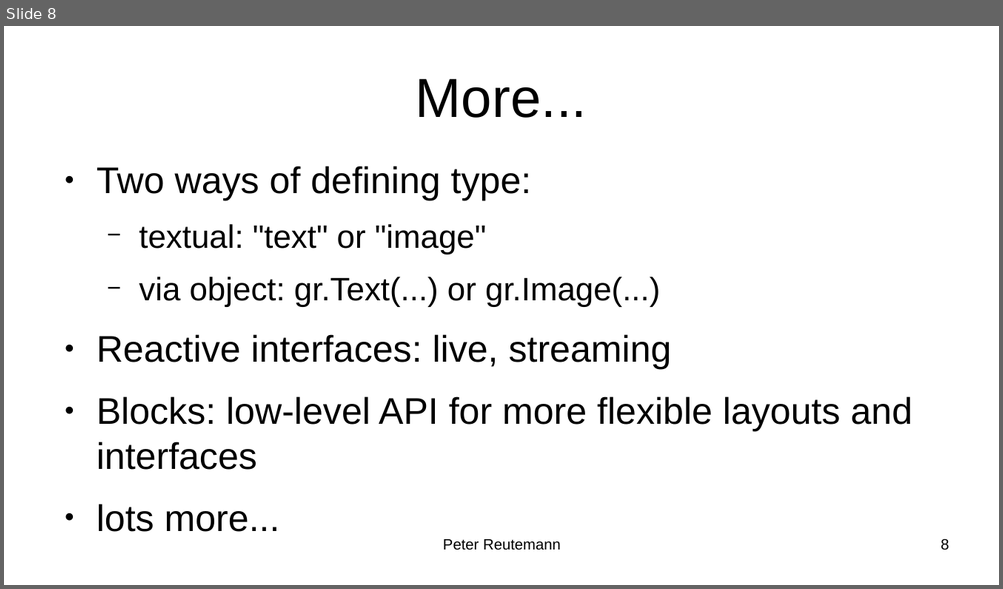
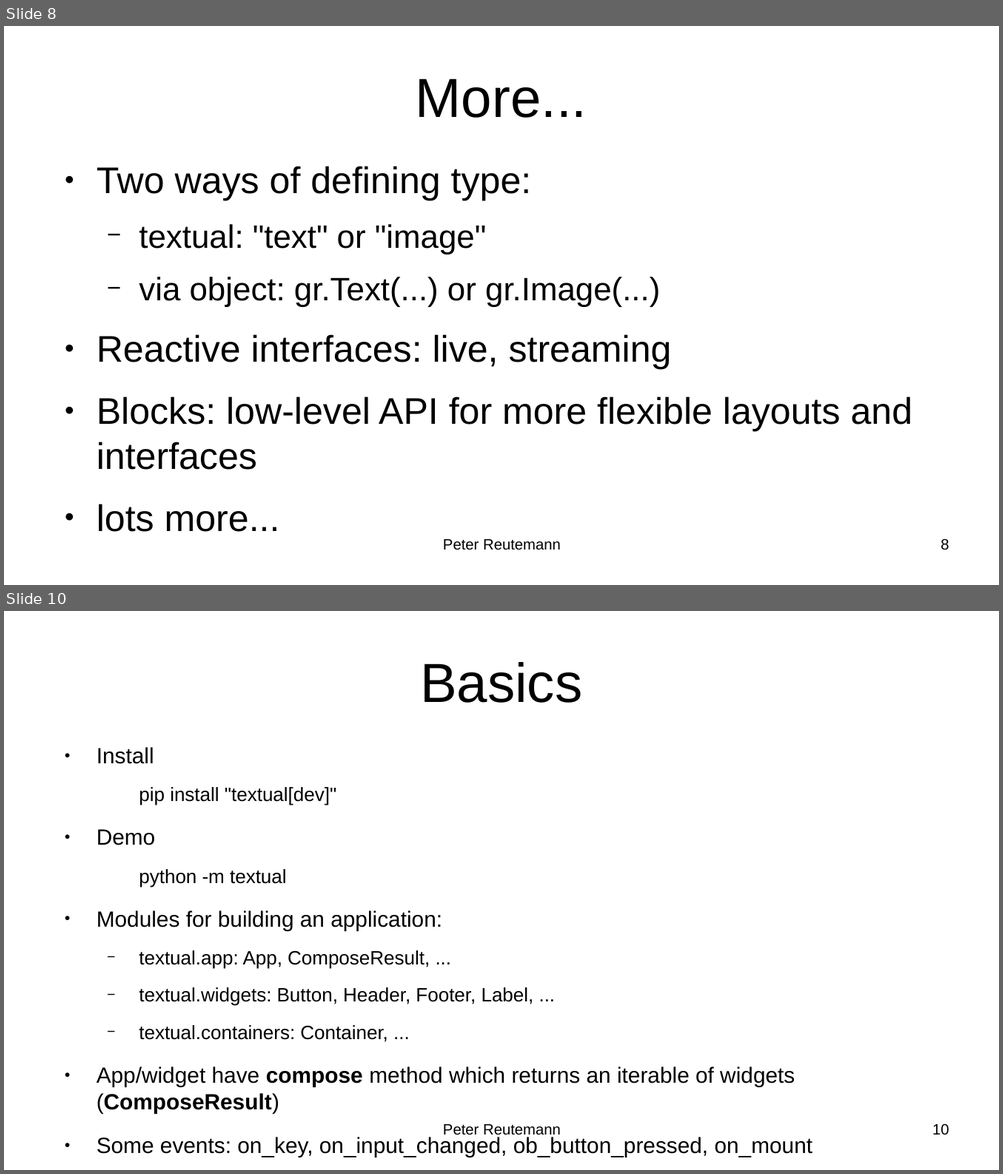
Before and after one commit to HamPUG/meetings, a slide deck: 2023/2023-03-13/user_interfaces.odp. Shown one above the other, each under a label of ours: slide 8 before the commit, slides 8 and 10 after it; the slides between them are not shown. The pictures are 1003x589 and 1003x1174 pixels, drawn with LibreOffice and Linux fonts; fonts in the diff are those of the drawing. Boxes give left, top, right and bottom in pixels: in the first picture for what was removed or moved away, otherwise in the second. Text is boxed around its words. In the diff, an @@ line names an element or a change of style, - is before the commit and + after.

Commit message:
added rquirements.txt; added basic textual stuff/examples

```diff
--- a/2023/2023-03-13/user_interfaces.odp
+++ b/2023/2023-03-13/user_interfaces.odp
@@ slide 10 added at bbox=[4, 611, 999, 1170], background #FFFFFF @@
@@ title added at bbox=[420, 662, 582, 703], 44 pt, text #000000 @@
+Basics
@@ text added at bbox=[96, 747, 813, 1158], 17.6 pt, text #000000 @@
+● Install
+  pip install "textual[dev]"
+● Demo
+  python -m textual
+● Modules for building an application:
+  − textual.app: App, ComposeResult, ...
+  − textual.widgets: Button, Header, Footer, Label, ...
+  − textual.containers: Container, ...
+● App/widget have compose method which returns an iterable of widgets (ComposeResult)
+● Some events: on_key, on_input_changed, ob_button_pressed, on_mount
@@ text added at bbox=[443, 1125, 560, 1139], 12 pt, text #000000 @@
+Peter Reutemann
@@ page number added at bbox=[932, 1125, 949, 1136], 12 pt, text #000000 @@
+10
```
Also in this commit, not shown: 1 slide changed, 1 other slide added, 18 other files.
